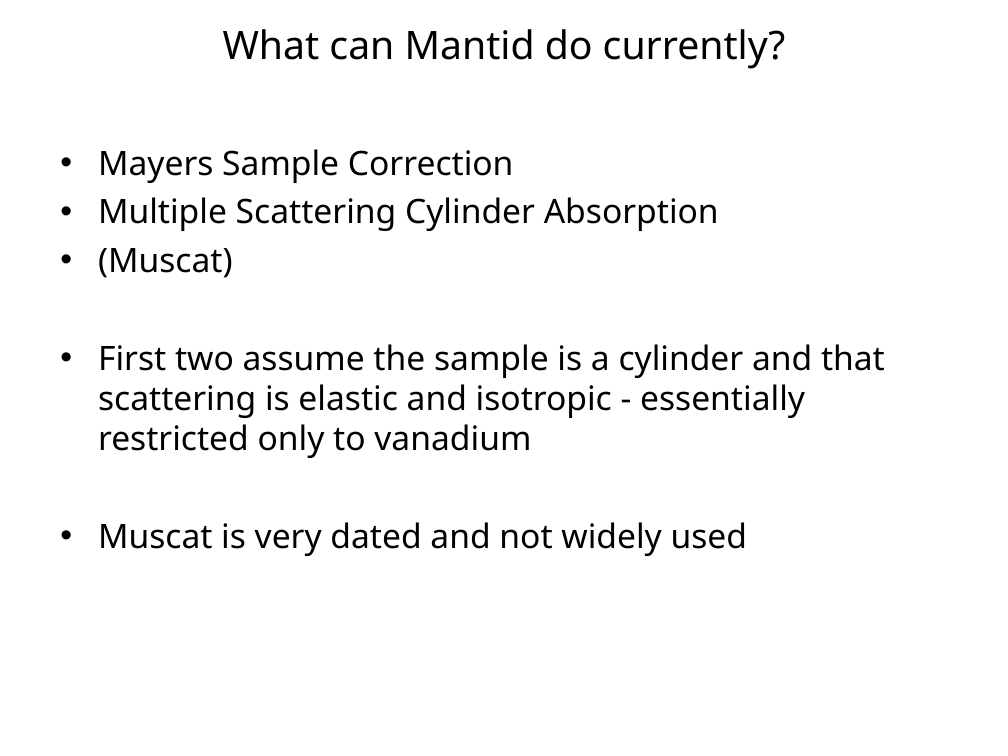
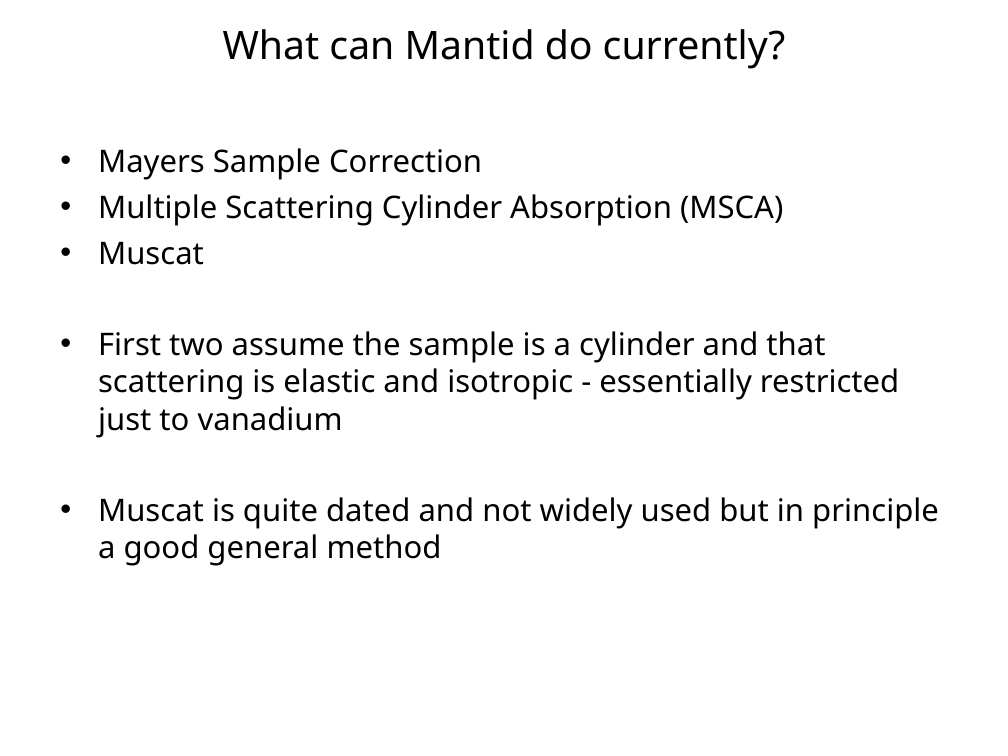
Before and after one commit to mantidproject/documents, a slide deck: slide 4 of Presentations/Multiple Scattering Presentation/Investigating multiple scattering with McStas.ppt. Drawn at 1008x756 pixels with LibreOffice and Linux fonts; fonts in the diff are those of the drawing; background and template pictures are left out. Boxes give left, top, right and bottom in pixels: in the first picture for what was removed or moved away, otherwise in the second. Text is boxed around its words. In the diff, an @@ line names an element or a change of style, - is before the commit and + after.

```diff
--- a/Presentations/Multiple Scattering Presentation/Investigating multiple scattering with McStas.ppt
+++ b/Presentations/Multiple Scattering Presentation/Investigating multiple scattering with McStas.ppt
@@ text at (98, 148, 482, 180): size 24 to 22.2 pt in "Mayers Sample Correction" @@
@@ text at (98, 194, 939, 566): text changed; size 24 to 22.2 pt @@
-• Multiple Scattering Cylinder Absorption
-• (Muscat)
-• First two assume the sample is a cylinder and that scattering is elastic and isotropic - essentially restricted only to vanadium
-• Muscat is very dated and not widely used
+• Multiple Scattering Cylinder Absorption (MSCA)
+• Muscat
+• First two assume the sample is a cylinder and that scattering is elastic and isotropic - essentially restricted just to vanadium
+• Muscat is quite dated and not widely used but in principle a good general method
```
Also in this commit, not shown: 4 other slides changed, 4 slides added, 1 slide removed.
